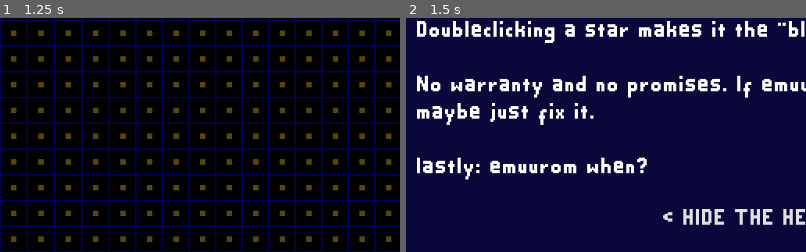
Above: before the commit, frames 1-2 (left to right).
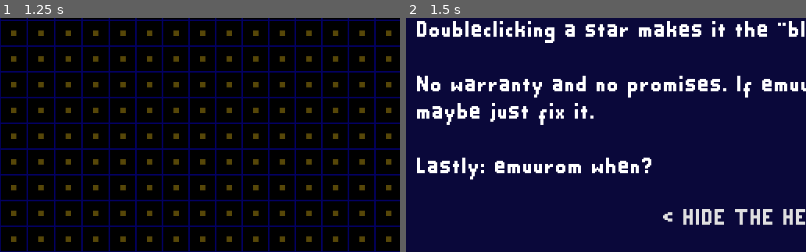
Above: after the commit, the same moments.

Repository: jiisloth/EmuuromStarMapper
Game: Godot game, scene res://Main.tscn
Two runs of this game, one before a commit and one after it. Both use one fixed random seed, a clock stepped at 60 frames per second and the inputs below.
Inputs (mouse positions are % of the whole screen's width and height, from its top left):
- Up to frame 1 (1.25 s): click (38, 3) at 0.52 s; type "12" at 0.6 s; click (59, 3) at 0.75 s; type "12" at 0.83 s
- Up to frame 2 (1.5 s): click "?" at 1.25 s
The pictures show only the part of the screen within x 0-50%, y 50-100%; the shares and areas given below are measured in that part.

Frame 1 is identical in both runs. In frame 2, 2.0% of the frame differs, in the area x 3-62%, y 59-70%.

Commit message:
updated help z index

Diff:
--- a/Line.tscn
+++ b/Line.tscn
@@ -17,6 +17,7 @@
 margin_top = -2.0
 margin_right = 87.0
 margin_bottom = 2.0
+mouse_default_cursor_shape = 2
 custom_fonts/font = SubResource( 1 )
 custom_styles/hover = SubResource( 3 )
 custom_styles/pressed = SubResource( 2 )
@@ -38,6 +39,7 @@
 [node name="ColorRect" type="ColorRect" parent="Button/Control/Node2D"]
 margin_right = 8.0
 margin_bottom = 8.0
+mouse_filter = 2
 color = Color( 1, 0.960784, 0, 1 )
 
 [connection signal="pressed" from="Button" to="." method="_on_Button_pressed"]
--- a/Main.gd
+++ b/Main.gd
@@ -112,8 +112,8 @@
 
 
 func _on_hidehelp_pressed():
-    $Help.hide()
+    $CanvasLayer/Help.hide()
 
 
 func _on_Help_pressed():
-    $Help.show()
+    $CanvasLayer/Help.show()
--- a/Main.tscn
+++ b/Main.tscn
@@ -111,14 +111,17 @@
 
 [node name="Line2D" type="Line2D" parent="."]
 
-[node name="Help" type="ColorRect" parent="."]
+[node name="CanvasLayer" type="CanvasLayer" parent="."]
+layer = 10
+
+[node name="Help" type="ColorRect" parent="CanvasLayer"]
 visible = false
 anchor_right = 1.0
 anchor_bottom = 1.0
 theme = SubResource( 3 )
 color = Color( 0.0431373, 0.0352941, 0.231373, 1 )
 
-[node name="Label" type="Label" parent="Help"]
+[node name="Label" type="Label" parent="CanvasLayer/Help"]
 anchor_right = 1.0
 anchor_bottom = 1.0
 margin_left = 14.0
@@ -136,11 +139,11 @@
 
 No warranty and no promises. If emuurom breaks because of this then maybe just fix it.
 
-lastly: emuurom when?
+Lastly: emuurom when?
 "
 autowrap = true
 
-[node name="hidehelp" type="Button" parent="Help/Label"]
+[node name="hidehelp" type="Button" parent="CanvasLayer/Help/Label"]
 anchor_left = 0.5
 anchor_top = 1.0
 anchor_right = 0.5
@@ -149,10 +152,11 @@
 margin_top = -32.0
 margin_right = 20.0
 grow_horizontal = 2
+mouse_default_cursor_shape = 2
 text = "< HIDE THE HELP SCREEN >"
 
 [connection signal="text_changed" from="Box/HBoxContainer/Label3/X" to="." method="_on_X_text_changed"]
 [connection signal="text_changed" from="Box/HBoxContainer/Label4/Y" to="." method="_on_Y_text_changed"]
 [connection signal="pressed" from="Box/HBoxContainer/Help" to="." method="_on_Help_pressed"]
 [connection signal="pressed" from="Box/HBoxContainer/Clipboard" to="." method="_on_Button_pressed"]
-[connection signal="pressed" from="Help/Label/hidehelp" to="." method="_on_hidehelp_pressed"]
+[connection signal="pressed" from="CanvasLayer/Help/Label/hidehelp" to="." method="_on_hidehelp_pressed"]
Not shown, changed: EmuuromStarMapper.html
Not shown, changed: EmuuromStarMapper.pck
